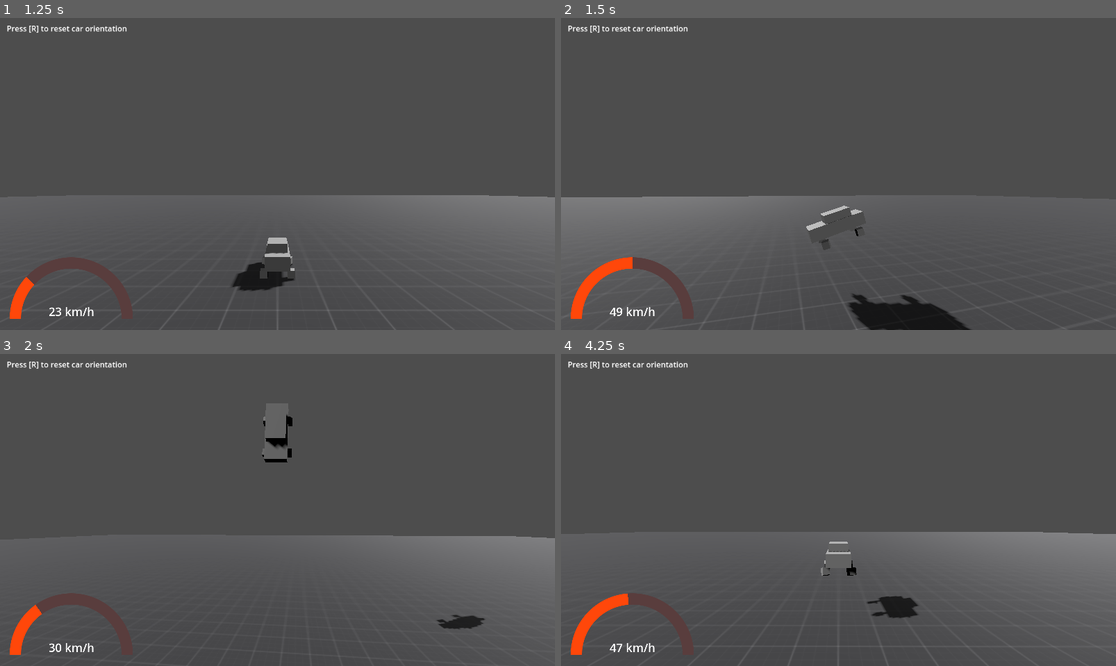
Above: before the commit, frames 1-4 (two rows, left to right).
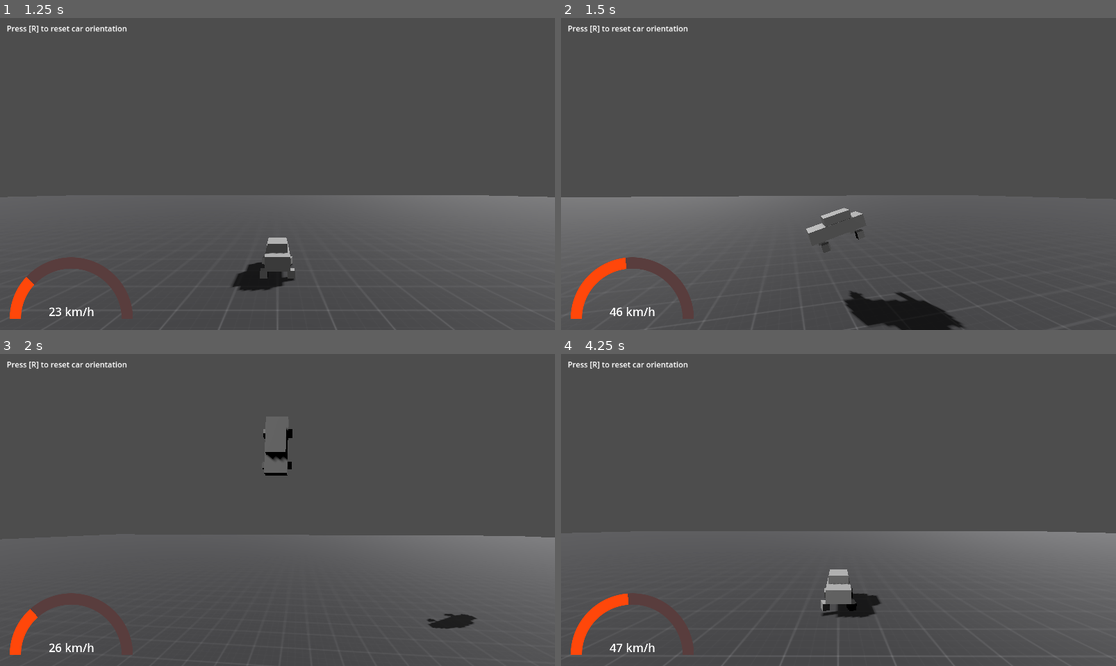
Above: after the commit, the same moments.

Repository: applejag/bornhack-2024-game
Game: Godot game, scene res://scenes/world.tscn
Same seed, same stepped clock (60 frames per second), same inputs: the game is played once before the commit and once after it.
Inputs:
- Up to frame 1 (1.25 s): tap R (reset_car) at 0.5 s; hold D (steer_right) from 0.53 s (still down); tap Space (jump) at 0.6, 0.77, 1.07 s
- Up to frame 2 (1.5 s): tap R (reset_car) at 1.25 s; release D (steer_right) at 1.28 s; hold S (move_back) from 1.28 s (still down); tap Space (jump) at 1.35 s
- Up to frame 3 (2 s): keep holding S (move_back); tap Space (jump) at 1.52, 1.82 s
- Up to frame 4 (4.25 s): tap R (reset_car) at 2, 2.75, 3.5, 4.15 s; release S (move_back) at 2.03 s; hold D (steer_right) 2.03-2.78 s; tap Space (jump) at 2.1, 2.85, 3.02, 3.32, 3.6, 3.77, 4.07 s; hold W (move_forward) 2.78-3.53 s; hold A (steer_left) from 3.53 s (still down)

Frame 1 is identical in both runs. In frame 2, 0.6% of the frame differs, in the area x 10-91%, y 56-100%; in frame 3, 0.7%; in frame 4, 1.3%, in the area x 1-100%, y 56-100%.

Commit message:
Better landing

Diff:
--- a/scenes/player.gd
+++ b/scenes/player.gd
@@ -1,23 +1,37 @@
 class_name Player
 extends VehicleBody3D
 
+@export_group("Moving")
 @export var max_speed: float = 30
 @export_range(0, 1) var reverse_speed_factor: float = 0.3
 @export var acceleration: float = 5
 @export var brake_force: float = 1
 
+@export_group("Steering")
 @export_range(0, 90) var steer_angle: float = 30
 @export var steer_speed: float = 1
 
+@export_group("Jumping")
 @export var jump_force: float = 100
 @export var jump_angular: float = 50
 @export var jump_max_y: float = 0.15
+@export var jump_revert_rotation_speed: float = 0.15
+@export var jump_revert_factor_curve_time: float = 3
+@export var jump_revert_factor_curve: Curve
 
 @onready var reset_car_timer: Timer = get_node("ResetCarDebounce")
 var can_reset_car: bool = true
 
 @onready var reset_jump_timer: Timer = get_node("ResetJumpDebounce")
 var can_jump: bool = true
+
+enum JumpState { Grounded, Ascending, Falling }
+var jump_state: JumpState = JumpState.Grounded
+@onready var jump_last_y: float = position.y
+var jump_state_time: float = 0;
+
+@onready var forward_last_pos: Vector3 = position
+var forward: Vector3 = Vector3.FORWARD
 
 func _process(delta: float) -> void:
 	var current_velocity = linear_velocity
@@ -52,22 +66,64 @@
 		steer_angle))
 
 	if Input.is_action_just_pressed("jump") and position.y < jump_max_y and can_jump:
-		linear_velocity.y = jump_force
-		var added_angular = Vector3.RIGHT * -jump_angular * transform.basis.inverse()
-		angular_velocity += added_angular
-		can_jump = true
-		reset_jump_timer.start()
+		jump()
 
 	if Input.is_action_just_pressed("reset_car") and can_reset_car:
-		rotation = Vector3.ZERO
-		angular_velocity = Vector3.ZERO
-		linear_velocity = Vector3.ZERO
-		position += Vector3.UP * 0.5
-		can_reset_car = false
-		reset_car_timer.start()
+		reset_car()
 
-func _on_reset_car_debounce_timeout():
+func jump() -> void:
+	linear_velocity.y = jump_force
+	var added_angular = Vector3.RIGHT * -jump_angular * transform.basis.inverse()
+	angular_velocity += added_angular
+	can_jump = true
+	reset_jump_timer.start()
+
+	jump_state = JumpState.Ascending
+	jump_last_y = position.y
+	jump_state_time = 0
+	print("ascending")
+
+func reset_car() -> void:
+	rotation = Vector3.ZERO
+	angular_velocity = Vector3.ZERO
+	linear_velocity = Vector3.ZERO
+	position += Vector3.UP * 0.5
+	can_reset_car = false
+	reset_car_timer.start()
+
+func _physics_process(delta) -> void:
+	var forward_delta = position - forward_last_pos
+	forward_delta.y = 0
+	if not forward_delta.is_zero_approx():
+		forward = forward_delta.normalized()
+		forward_last_pos = position
+
+	jump_state_time += delta
+	match jump_state:
+		JumpState.Grounded:
+			pass
+		JumpState.Falling:
+			if position.y >= jump_last_y:
+				jump_state = JumpState.Grounded
+				jump_state_time = 0
+				print("grounded")
+		JumpState.Ascending:
+			if position.y <= jump_last_y:
+				jump_state = JumpState.Falling
+				jump_state_time = 0
+				print("falling")
+	jump_last_y = position.y
+
+func _integrate_forces(state: PhysicsDirectBodyState3D) -> void:
+	if jump_state == JumpState.Falling:
+		var target_rotation = Quaternion(Basis.looking_at(forward))
+		var current_rotation = Quaternion(transform.basis)
+		var curve_factor = jump_revert_factor_curve.sample(min(jump_state_time / jump_revert_factor_curve_time, 1))
+		var new_rotation = current_rotation.slerp(target_rotation, clamp(state.step * jump_revert_rotation_speed * curve_factor, 0, 1))
+		transform.basis = Basis(new_rotation)
+
+func _on_reset_car_debounce_timeout() -> void:
 	can_reset_car = true
 
-func _on_reset_jump_debounce_timeout():
+func _on_reset_jump_debounce_timeout() -> void:
 	can_jump = true
--- a/scenes/player.tscn
+++ b/scenes/player.tscn
@@ -1,7 +1,11 @@
-[gd_scene load_steps=6 format=3 uid="uid://23nfu1lwkvmx"]
+[gd_scene load_steps=7 format=3 uid="uid://23nfu1lwkvmx"]
 
 [ext_resource type="Script" path="res://scenes/player.gd" id="1_8nyy8"]
 [ext_resource type="Script" path="res://scenes/camera.gd" id="2_hiin7"]
+
+[sub_resource type="Curve" id="Curve_kfhhm"]
+_data = [Vector2(0, 0), 0.0, 0.0, 0, 0, Vector2(1, 1), 0.0, 0.0, 0, 0]
+point_count = 2
 
 [sub_resource type="BoxMesh" id="BoxMesh_7xar5"]
 
@@ -17,9 +21,12 @@
 reverse_speed_factor = 0.4
 steer_angle = 25.0
 steer_speed = 30.0
-jump_force = 15.0
+jump_force = 14.0
 jump_angular = 2.2
 jump_max_y = 0.3
+jump_revert_rotation_speed = 10.0
+jump_revert_factor_curve_time = 2.5
+jump_revert_factor_curve = SubResource("Curve_kfhhm")
 
 [node name="wheel front left" type="VehicleWheel3D" parent="."]
 transform = Transform3D(-1, 0, -8.74228e-08, 0, 1, 0, 8.74228e-08, 0, -1, -0.36, 0.123877, -0.473)
@@ -75,7 +82,7 @@
 
 [node name="Model" type="Node3D" parent="."]
 
-[node name="body" type="MeshInstance3D" parent="Model"]
+[node name="chassi" type="MeshInstance3D" parent="Model"]
 transform = Transform3D(0.667028, 0, 0, 0, 0.357956, 0, 0, 0, 1.66656, 0, 0.309984, 0)
 mesh = SubResource("BoxMesh_7xar5")
 skeleton = NodePath("../..")
